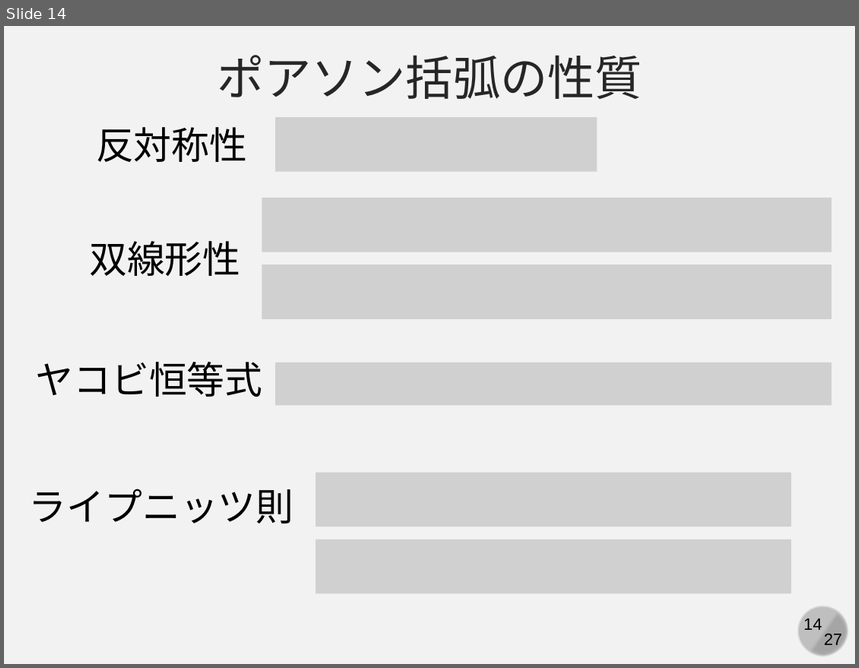
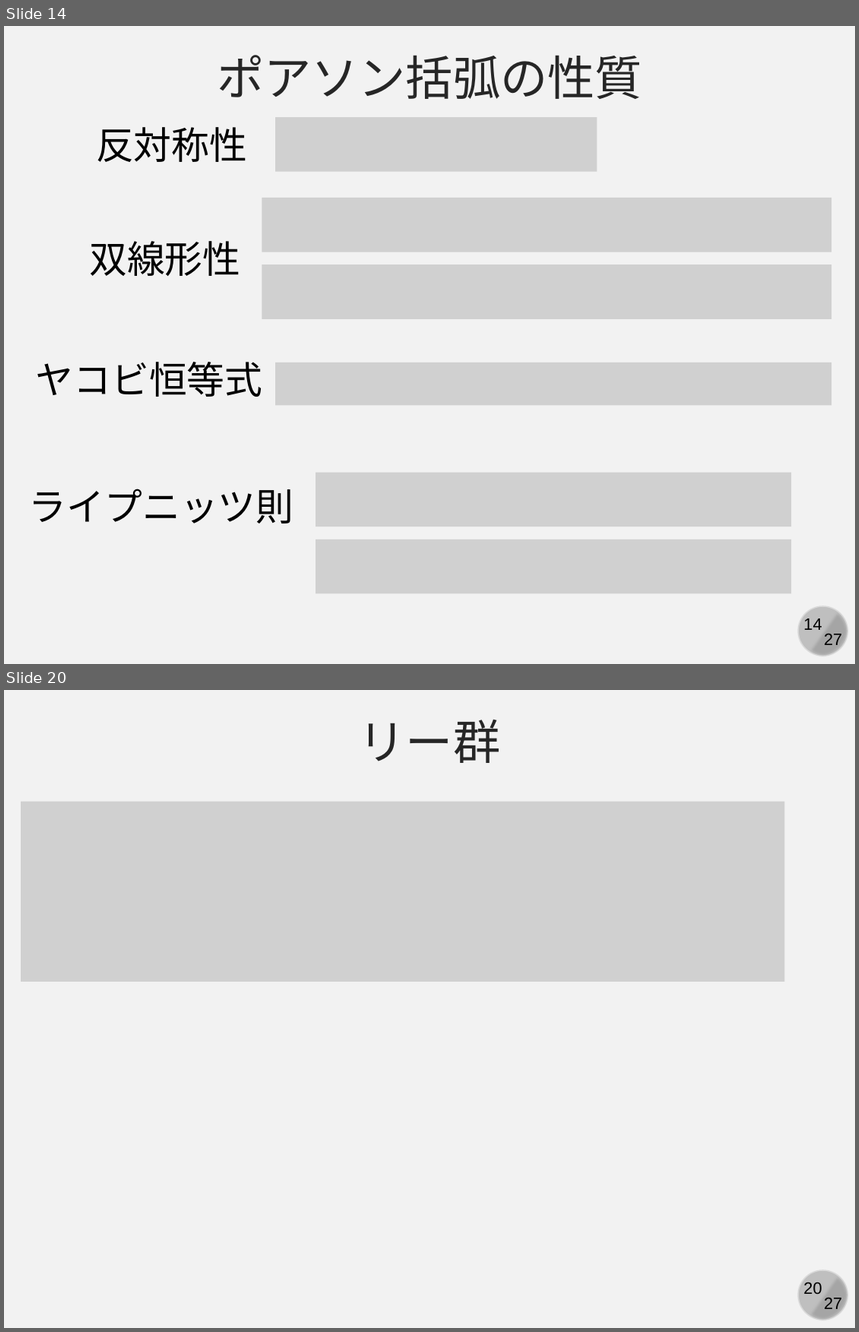
Before and after one commit to kaityo256/classical_mechanics, a slide deck: poisson/fig/slide.pptx. Shown one above the other, each under a label of ours: slide 14 before the commit, slides 14 and 20 after it; the slides between them are not shown. The pictures are 859x668 and 859x1332 pixels, drawn with LibreOffice and Linux fonts; fonts in the diff are those of the drawing; grey boxes stand for pictures. Boxes give left, top, right and bottom in pixels: in the first picture for what was removed or moved away, otherwise in the second. Text is boxed around its words. In the diff, an @@ line names an element or a change of style, - is before the commit and + after.

```diff
--- a/poisson/fig/slide.pptx
+++ b/poisson/fig/slide.pptx
@@ slide 20 added at box(4, 690, 855, 1328), background #F2F2F2; not listed: 4 template elements that a slide beside it also shows @@
@@ text added at box(359, 720, 501, 763), 40 pt, text #262626 @@
+リー群
@@ picture added at box(21, 802, 785, 982) @@
```
Also in this commit, not shown: 2 slides changed, 4 other slides added.
